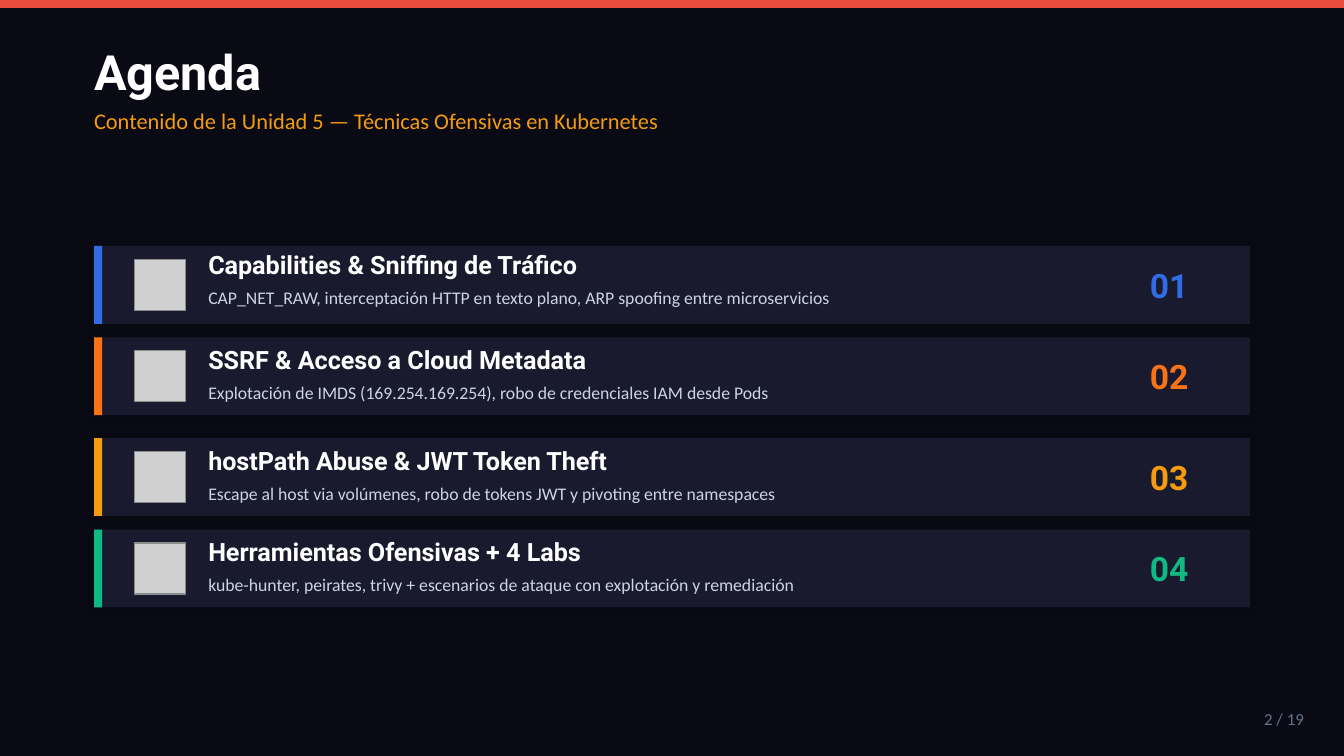
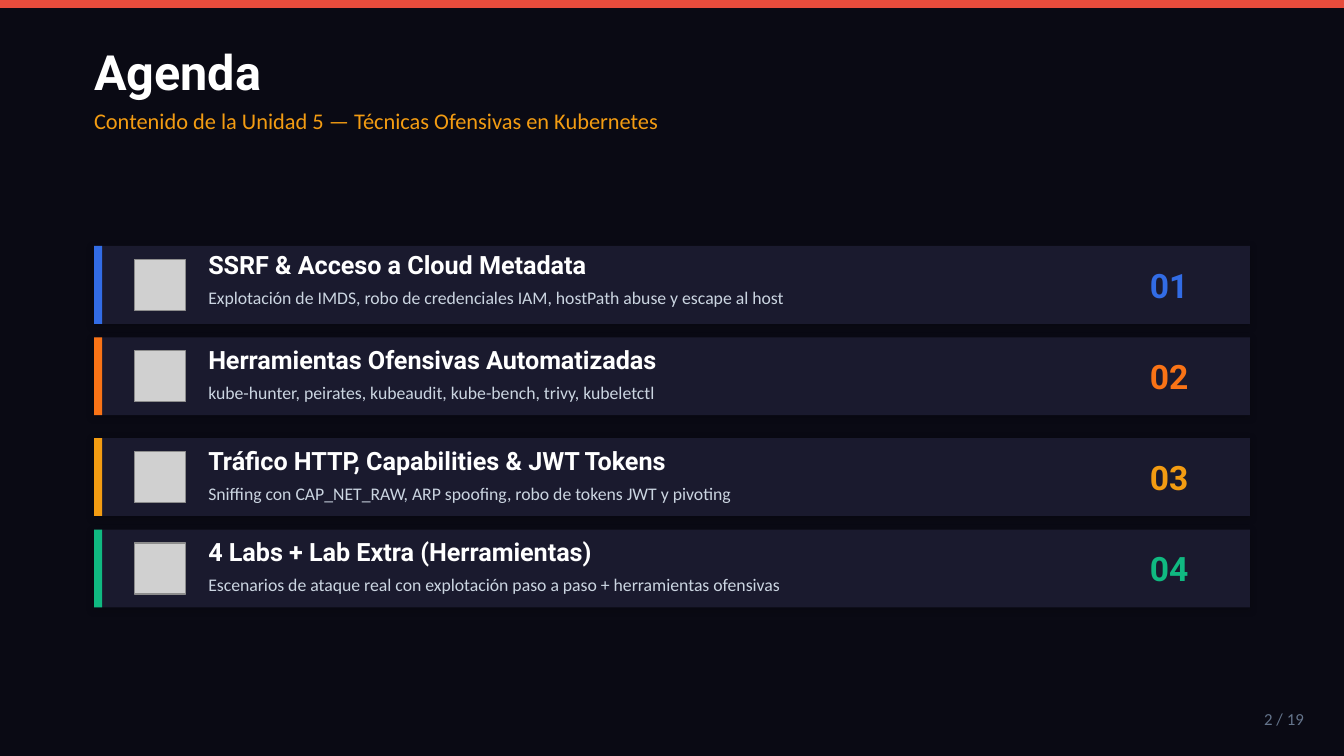
Before and after one commit to rego680/Workshop_Kubernetes_BCO_, a slide deck: slide 2 of Unidad-5/Unidad5.pptx. Drawn at 1344x756 pixels with LibreOffice and Linux fonts; fonts in the diff are those of the drawing; grey boxes stand for pictures. Boxes give left, top, right and bottom in pixels: in the first picture for what was removed or moved away, otherwise in the second. Text is boxed around its words. In the diff, an @@ line names an element or a change of style, - is before the commit and + after.

```diff
--- a/Unidad-5/Unidad5.pptx
+++ b/Unidad-5/Unidad5.pptx
@@ text "SSRF & Acceso a Cloud ...": place and size @@
-text "SSRF & Acceso a Cloud ..." at <box>208,350,586,370</box>
+text "SSRF & Acceso a Cloud ..." at <box>208,255,586,275</box>
@@ text removed at <box>208,255,577,280</box> @@
-Capabilities & Sniffing de Tráfico
@@ text at <box>208,291,783,307</box>: text changed @@
-CAP_NET_RAW, interceptación HTTP en texto plano, ARP spoofing entre microservicios
+Explotación de IMDS, robo de credenciales IAM, hostPath abuse y escape al host
@@ text added at <box>208,350,656,370</box>, 13.5 pt, text #FFFFFF, bold @@
+Herramientas Ofensivas Automatizadas
@@ text at <box>208,386,654,402</box>: text changed @@
-Explotación de IMDS (169.254.169.254), robo de credenciales IAM desde Pods
+kube-hunter, peirates, kubeaudit, kube-bench, trivy, kubeletctl
@@ text at <box>208,451,666,475</box>: text changed @@
-hostPath Abuse & JWT Token Theft
+Tráfico HTTP, Capabilities & JWT Tokens
@@ text at <box>208,487,731,503</box>: text changed @@
-Escape al host via volúmenes, robo de tokens JWT y pivoting entre namespaces
+Sniffing con CAP_NET_RAW, ARP spoofing, robo de tokens JWT y pivoting
@@ text at <box>208,541,591,567</box>: text changed @@
-Herramientas Ofensivas + 4 Labs
+4 Labs + Lab Extra (Herramientas)
@@ text at <box>208,578,779,594</box>: text changed @@
-kube-hunter, peirates, trivy + escenarios de ataque con explotación y remediación
+Escenarios de ataque real con explotación paso a paso + herramientas ofensivas
```
Also in this commit, not shown: 10 other slides changed, 5 other files.
